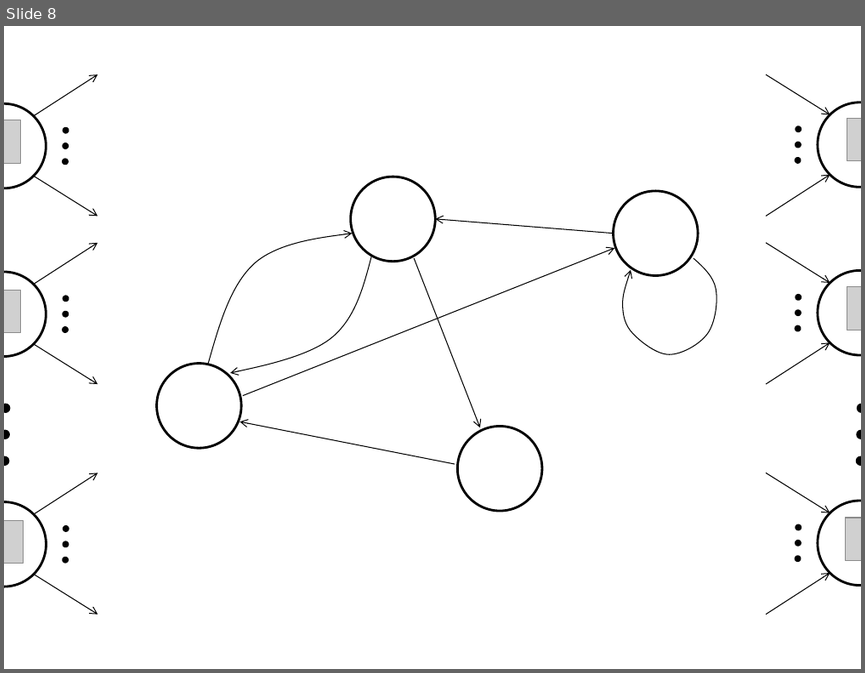
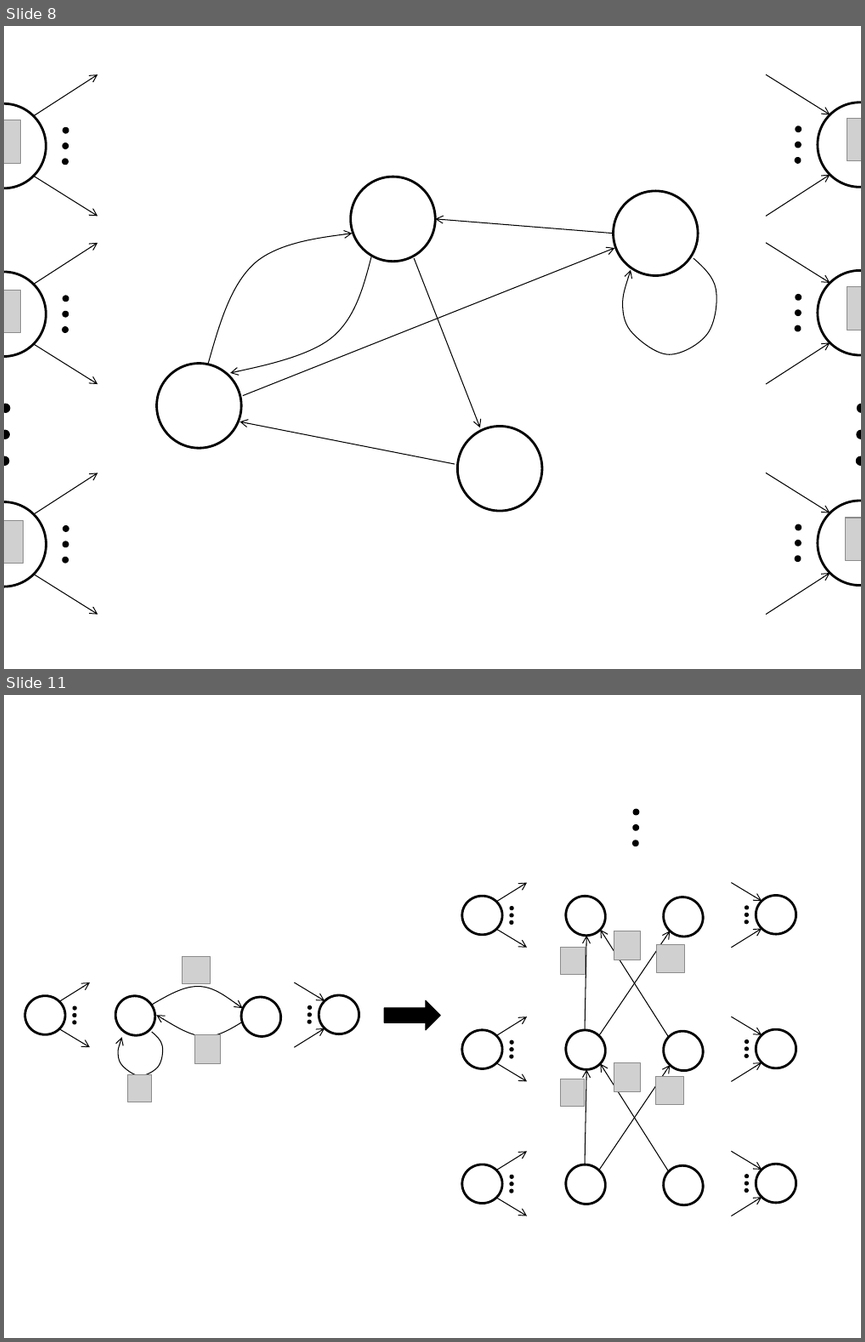
Before and after one commit to darksigma/darksigma.github.io, a slide deck: _site/figures.pptx. Shown one above the other, each under a label of ours: slide 8 before the commit, slides 8 and 11 after it; the slides between them are not shown. The pictures are 865x673 and 865x1342 pixels, drawn with LibreOffice and Linux fonts; fonts in the diff are those of the drawing; grey boxes stand for pictures. Boxes give left, top, right and bottom in pixels: in the first picture for what was removed or moved away, otherwise in the second. Text is boxed around its words. In the diff, an @@ line names an element or a change of style, - is before the commit and + after.

```diff
--- a/_site/figures.pptx
+++ b/_site/figures.pptx
@@ slide 11 added at (4,695,861,1338), background #FFFFFF @@
@@ picture added at (561,947,585,975) @@
@@ group added at (462,810,795,1216): 33 ellipses, 18 arrows @@
@@ picture added at (614,930,641,959) @@
@@ picture added at (656,944,683,972) @@
@@ picture added at (182,956,210,984) @@
@@ right arrow added at (385,1000,441,1030), fill #000000, outline #000000 0.75 pt @@
@@ group added at (25,962,358,1076): 10 ellipses, 4 arrows, 3 freeform shapes @@
@@ picture added at (194,1034,221,1063) @@
@@ picture added at (127,1075,151,1102) @@
@@ picture added at (614,1062,641,1092) @@
@@ picture added at (656,1077,683,1104) @@
@@ picture added at (560,1079,584,1106) @@
```
Also in this commit, not shown: 4 other slides added, 5 other files.
